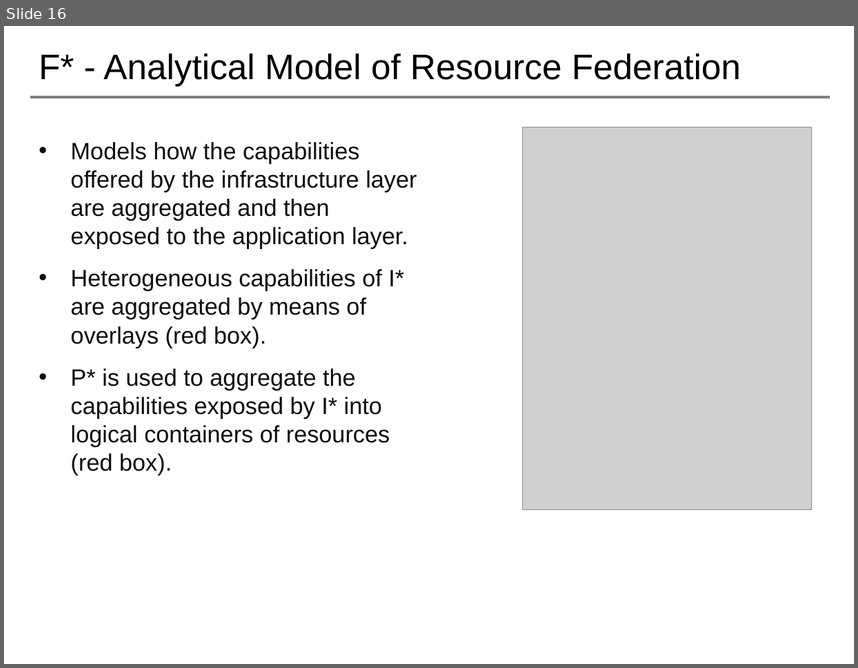
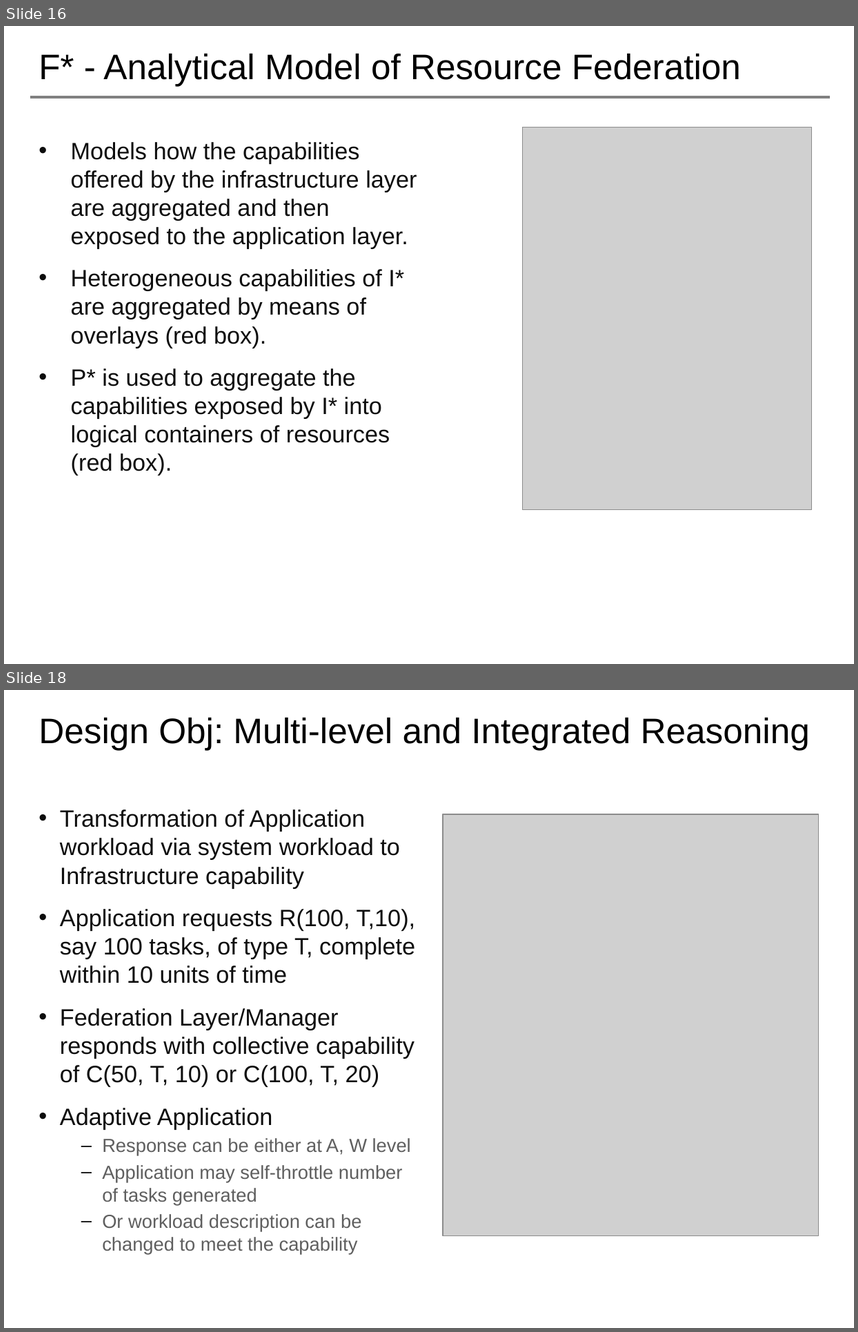
Before and after one commit to saga-project/NGMW, a slide deck: presentations/radical-modsim.pptx. Shown one above the other, each under a label of ours: slide 16 before the commit, slides 16 and 18 after it; the slides between them are not shown. The pictures are 858x668 and 858x1332 pixels, drawn with LibreOffice and Linux fonts; fonts in the diff are those of the drawing; grey boxes stand for pictures; background and template pictures are left out. Boxes give left, top, right and bottom in pixels: in the first picture for what was removed or moved away, otherwise in the second. Text is boxed around its words. In the diff, an @@ line names an element or a change of style, - is before the commit and + after.

```diff
--- a/presentations/radical-modsim.pptx
+++ b/presentations/radical-modsim.pptx
@@ slide 18 added at [4,690,854,1328], background #FFFFFF @@
@@ title added at [38,717,810,750], 30 pt, text #000000 @@
+Design Obj: Multi-level and Integrated Reasoning
@@ text added at [60,809,416,1232], 20 pt, text #0D0D0D @@
+• Transformation of Application workload via system workload to Infrastructure capability
+• Application requests R(100, T,10), say 100 tasks, of type T, complete within 10 units of time
+• Federation Layer/Manager responds with collective capability of C(50, T, 10) or C(100, T, 20)
+• Adaptive Application
+  – Response can be either at A, W level
+  – Application may self-throttle number of tasks generated
+  – Or workload description can be changed to meet the capability
@@ picture added at [443,814,818,1236] @@
```
Also in this commit, not shown: 6 slides changed, 4 other slides added, 1 slide removed, 1 other file.
